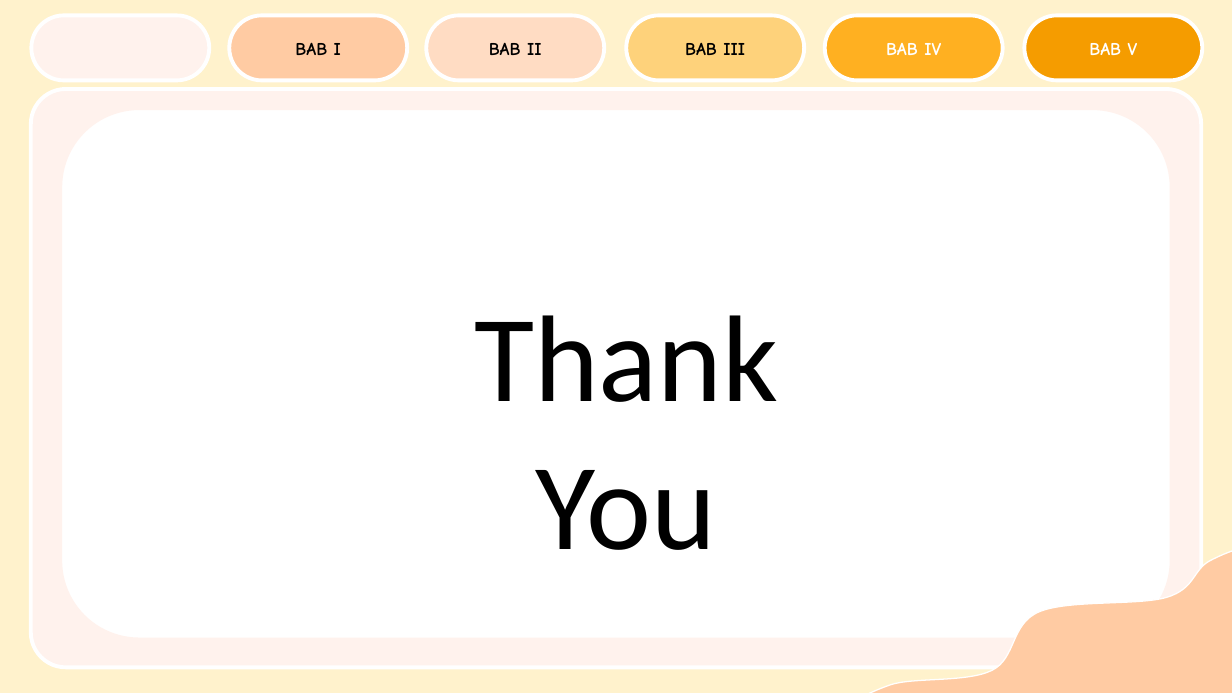
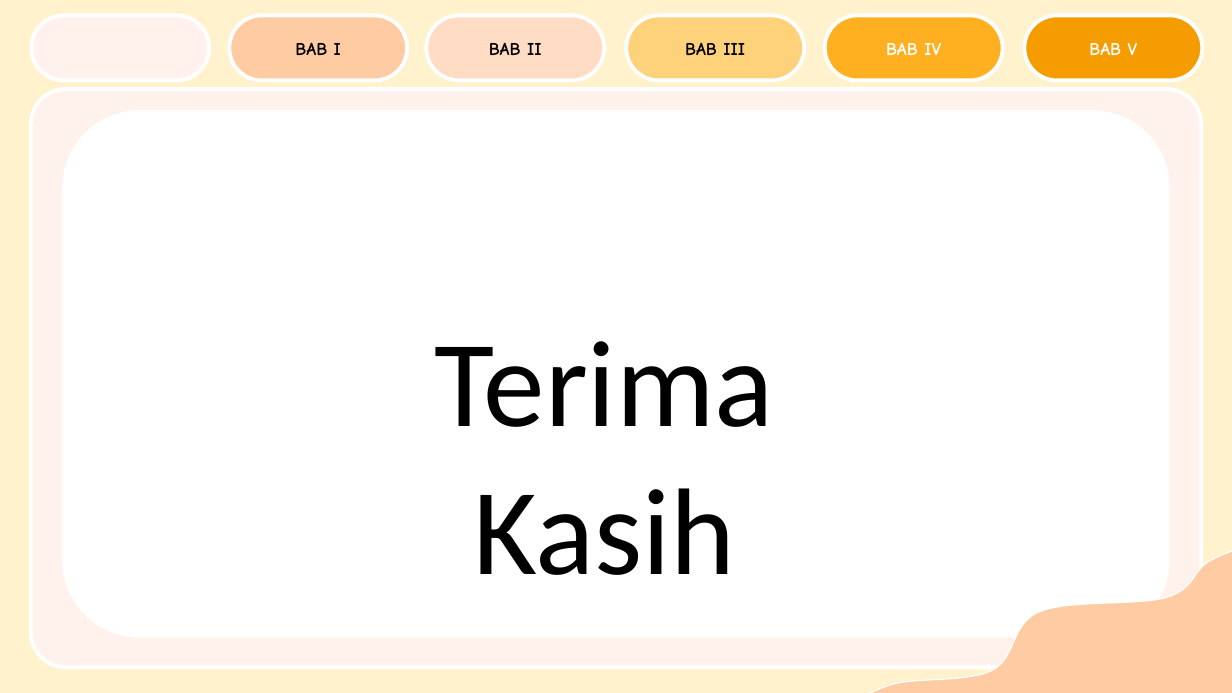
Before and after one commit to milanafsah31/skripsi, a slide deck: slide 23 of PPT SKRIPSI MILANAFSAH DZAHIRA.pptx (slide 20 before the commit). Drawn at 1232x693 pixels with LibreOffice and Linux fonts; fonts in the diff are those of the drawing; background and template pictures are left out. Boxes give left, top, right and bottom in pixels: in the first picture for what was removed or moved away, otherwise in the second. Text is boxed around its words. In the diff, an @@ line names an element or a change of style, - is before the commit and + after.

```diff
--- a/PPT SKRIPSI MILANAFSAH DZAHIRA.pptx
+++ b/PPT SKRIPSI MILANAFSAH DZAHIRA.pptx
@@ text at (435,341,774,575): text changed @@
-Thank You
+Terima Kasih
```
Also in this commit, not shown: 7 other slides changed, 14 slides added, 11 slides removed, 1 other file.
